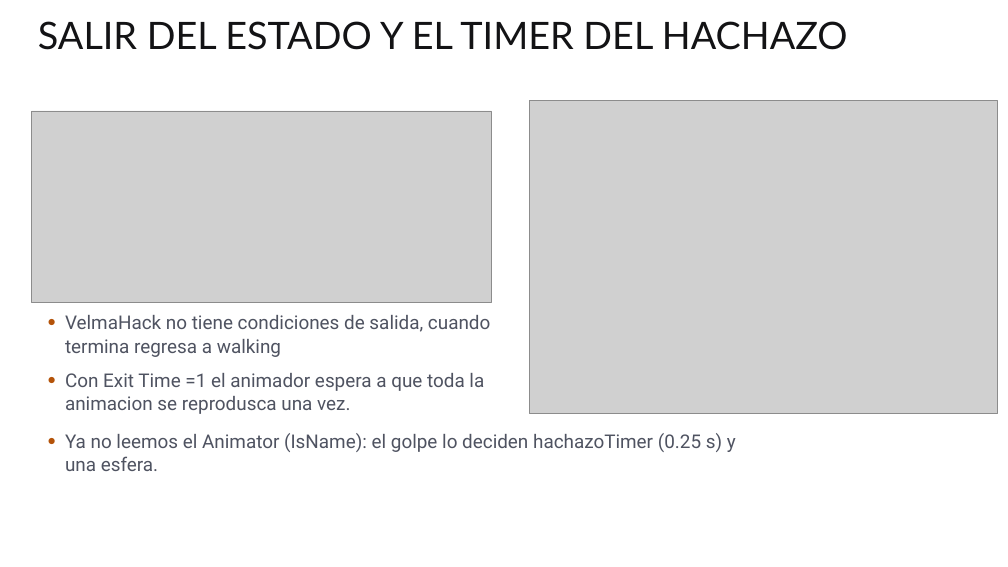
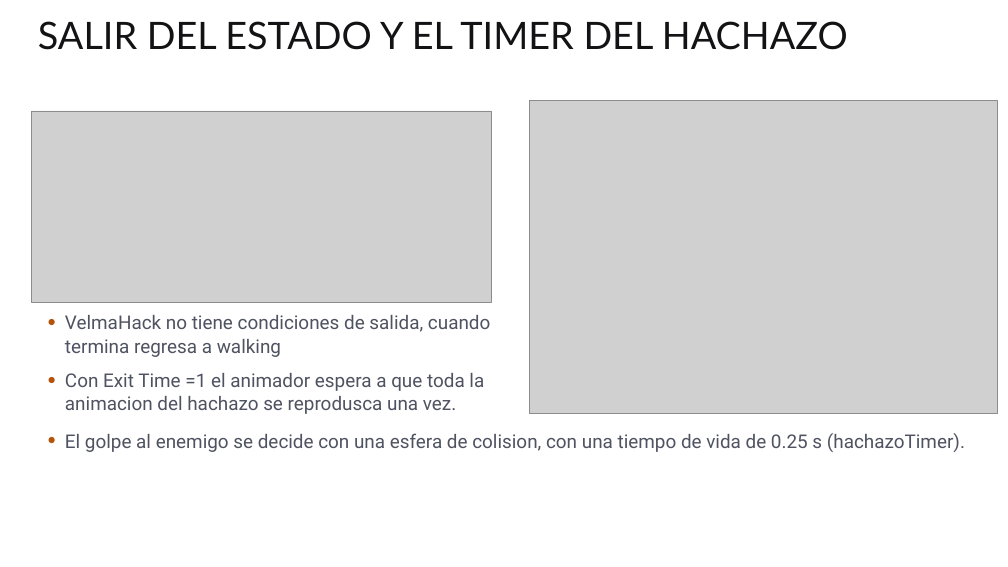
Before and after one commit to abala-tec/TC2005B, a slide deck: slide 21 of T8/T8.8.3-misc/T8.8.3-Miscelaneos.pptx. Drawn at 1008x567 pixels with LibreOffice and Linux fonts; fonts in the diff are those of the drawing; grey boxes stand for pictures; background and template pictures are left out. Boxes give left, top, right and bottom in pixels: in the first picture for what was removed or moved away, otherwise in the second. Text is boxed around its words. In the diff, an @@ line names an element or a change of style, - is before the commit and + after.

```diff
--- a/T8/T8.8.3-misc/T8.8.3-Miscelaneos.pptx
+++ b/T8/T8.8.3-misc/T8.8.3-Miscelaneos.pptx
@@ text at (65,373,484,414): text changed @@
-Con Exit Time =1 el animador espera a que toda la animacion se reprodusca una vez.
+Con Exit Time =1 el animador espera a que toda la animacion del hachazo se reprodusca una vez.
@@ text at (65,433,965,452): text changed @@
-Ya no leemos el Animator (IsName): el golpe lo deciden hachazoTimer (0.25 s) y una esfera.
+El golpe al enemigo se decide con una esfera de colision, con una tiempo de vida de 0.25 s (hachazoTimer).
```
Also in this commit, not shown: 4 other slides changed.
